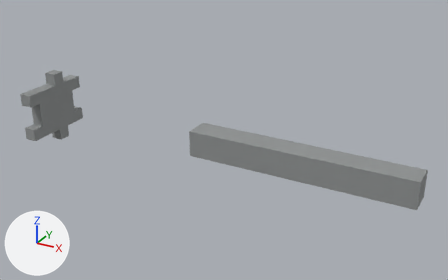
An edit to the glTF model packages/deadvox/src/content/base/assets/models/revolver_ejector.glb, drawn before and after from the same camera.
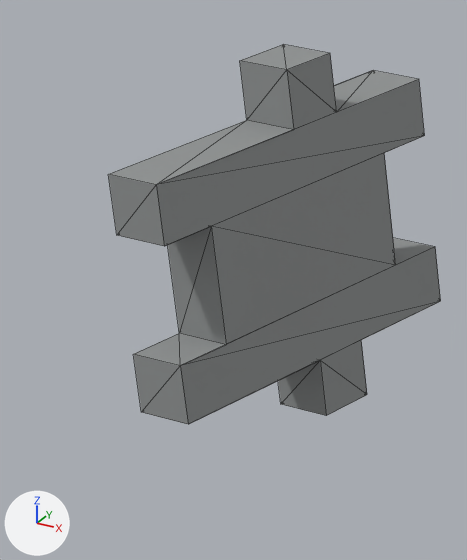
There are two pictures of each version: one whole from a camera (50 mm lens) standing at (0.1195, -0.1489, 0.0762) and looking at (0.0362, 0.0025, 0.0004), one close up on the part from 0% to 20% of the width and 22% to 60% of the height. The axes (+X, +Y, +Z) are drawn at lower left. The lights are the same throughout. The older version's two pictures come first. The close-ups show mesh edges as thin lines. Vertices at exactly the same position are counted once.

Names of what the first close-up shows: 'revolver_ejector:revolver-ejector'.
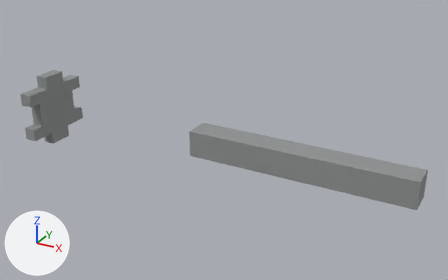
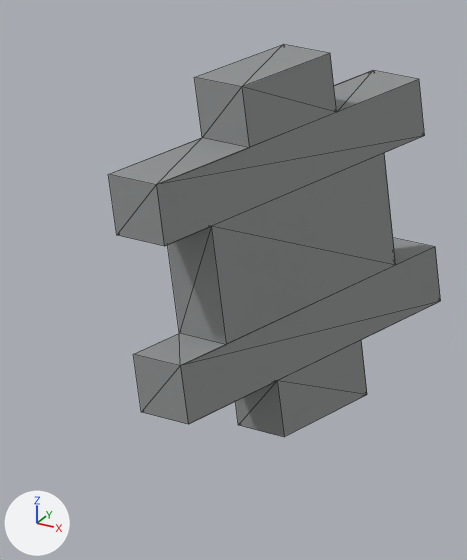
Patch to the scene script:
```diff
--- a/packages/deadvox/src/content/base/assets/models/revolver_ejector.glb.py
+++ b/packages/deadvox/src/content/base/assets/models/revolver_ejector.glb.py
@@ me_revolver_ejector_revolver_ejector @@
 me_revolver_ejector_revolver_ejector.from_pydata(...)  # 48 vertices, 72 faces; spans x -0.032..0.096, y -0.012..0.012, z -0.012..0.012
 # used by ob_revolver_ejector_revolver_ejector; parent = ob_revolver_ejector; location = (0.0, 0.0, 0.0)
 # before: 14 (-0.028, 0.0, -0.008) at pixel (320, 360), 15 (-0.028, 0.0, -0.012) at pixel (326, 415), 18 (-0.028, 0.0, 0.012) at pixel (286, 69), 19 (-0.028, 0.0, 0.008) at pixel (293, 129), 36 (-0.032, 0.0, -0.012) at pixel (280, 404)
 # before: 37 (-0.032, 0.0, -0.008), 40 (-0.032, 0.0, 0.008) at pixel (246, 120), 41 (-0.032, 0.0, 0.012) at pixel (239, 60)
+# me_revolver_ejector_revolver_ejector part 1
+for i in [14, 15, 18, 19, 36, 37, 40, 41]: me_revolver_ejector_revolver_ejector.vertices[i].co += Vector((0.0, -0.004, 0.0))
 me_revolver_ejector_revolver_ejector.materials.append(mat_909393)
```

Changed parts and their boxes (x1, y1, x2, y2) in the close-ups (467 x 560 px; the box of a moved part takes in the faces that stretch with it):
'revolver_ejector:revolver-ejector', reshaped: before (108, 44, 441, 424); after (108, 44, 441, 437)
part 1 of me_revolver_ejector_revolver_ejector, moved or reshaped: before (109, 44, 367, 416); after (109, 44, 367, 437)
